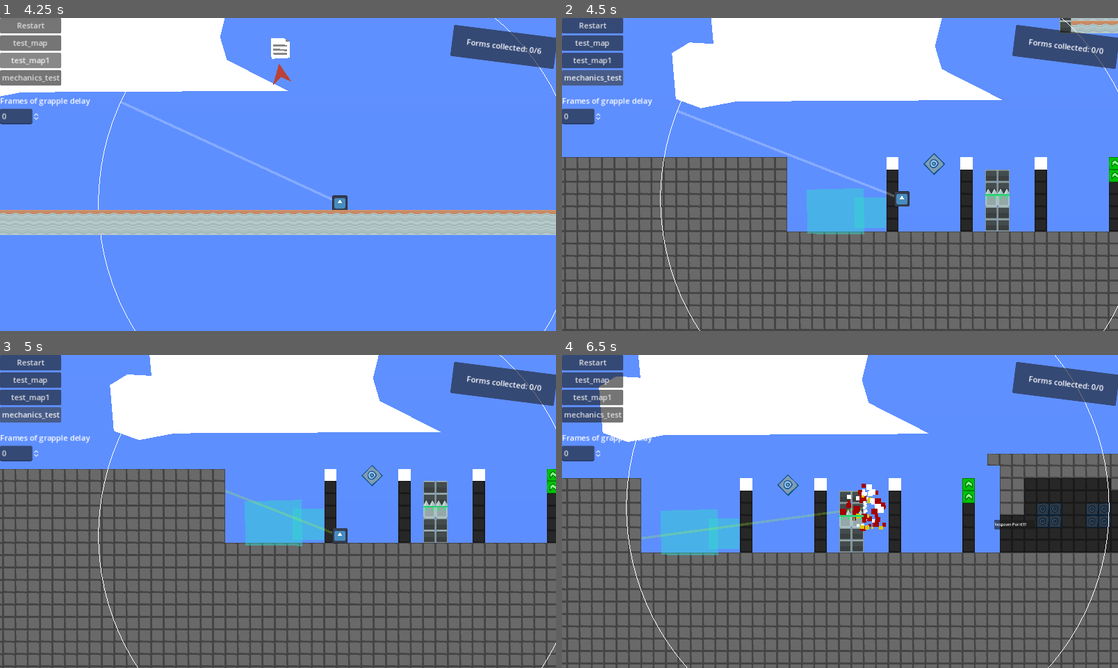
Above: before the commit, frames 1-4 (two rows, left to right).
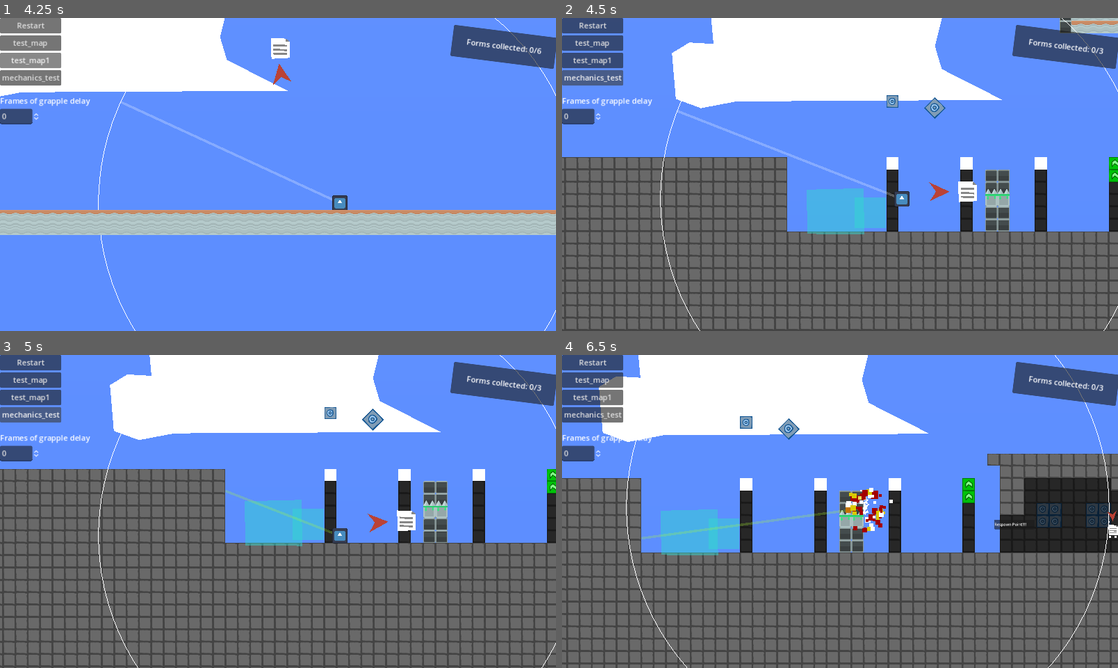
Above: after the commit, the same moments.

Repository: Haydoggo/GW61
Game: Godot game, scene res://scenes/maps/test_level/test_level.tscn
Two runs of this game, one before a commit and one after it. Both use one fixed random seed, a clock stepped at 60 frames per second and the inputs below. The engine's default icon, where the game draws it, is replaced by a stand-in: a white triangle on a blue panel in a dark square.
Inputs (mouse positions are in pixels of both pictures, inside the frame that each line leads up to):
- Up to frame 1 (4.25 s): click "Restart" at 0.5 s; click "Restart" at 1.25 s; click "Restart" at 2 s; click "test_map" at 2.75 s; click "test_map1" at 3.5 s
- Up to frame 2 (4.5 s): click "mechanics_test" at 4.25 s
- Up to frame 3 (5 s): no input
- Up to frame 4 (6.5 s): move the mouse to (962, 495) at 5.02 s; press the mouse at (962, 495) at 5.03 s; hold D (move_right) 5.03-5.78 s; tap Space (jump) at 5.27, 6.02 s; right-click (962, 495) at 5.3 s; move the mouse to (728, 527) at 5.77 s; release the mouse at (728, 527) at 5.78 s; hold A (move_left) from 5.78 s (still down); right-click (728, 527) at 5.85 s; click (728, 527) at 6.05 s

Frame 1 is identical in both runs. In frame 2, 0.7% of the frame differs, in the area x 58-98%, y 9-59%; in frame 3, 0.6%; in frame 4, 1.0%, in the area x 32-100%, y 9-59%.

Commit message:
All sorts

Diff:
--- a/scenes/maps/base_map.tscn
+++ b/scenes/maps/base_map.tscn
@@ -147,7 +147,7 @@
 		tint_tiles = false
 "
 
-[node name="BaseMap2" type="Node2D"]
+[node name="BaseMap" type="Node2D"]
 
 [node name="ParallaxBackground" type="ParallaxBackground" parent="."]
 scroll_ignore_camera_zoom = true
@@ -165,7 +165,7 @@
 
 [node name="TextureRect" type="TextureRect" parent="ParallaxBackground/Sky"]
 offset_top = -91650.0
-offset_right = 2337.0
+offset_right = 2304.0
 offset_bottom = 2978.0
 texture = SubResource("GradientTexture2D_3nwuc")
 
--- a/scenes/maps/map_entities/camera_thief/camera_thief.gd
+++ b/scenes/maps/map_entities/camera_thief/camera_thief.gd
@@ -43,9 +43,9 @@
 	t.parallel().tween_property(camera, "zoom", camera.default_zoom, zoom_out_time)
 
 func _on_area_2d_body_entered(_body: Node2D) -> void:
+	await get_tree().process_frame
 	zoom_in()
 	camera.target_controller = self
-
 
 func _on_area_2d_body_exited(_body: Node2D) -> void:
 	if not temporary or can_leave_early:
--- a/scenes/maps/map_entities/grapple_node/grapple_node.gd
+++ b/scenes/maps/map_entities/grapple_node/grapple_node.gd
@@ -1,5 +1,33 @@
 extends Area2D
 
+@onready var player = Player.instance
+var highlighted = false :
+	set(v):
+		highlighted = v
+		$Highlight.visible = highlighted
+
+var attached = false:
+	set(v):
+		attached = v
+		set_physics_process(attached)
+
+func _ready() -> void:
+	set_physics_process(false)
+	player.grapple_released.connect(func():attached = false)
+	player.retraction_finised.connect(func():
+		if attached:
+			player.is_grappling = false)
+
+func _physics_process(delta: float) -> void:
+	if player.grapple_length < 128:
+		player.is_grappling = false
+
+
 func grapple():
-	Player.instance.retract_grapple()
+	player.retract_grapple()
+	(func():
+		player.hook_position = global_position
+		player.grapple_length = global_position.distance_to(player.grapple_ray.global_position)
+	).call_deferred()
+	attached = true
 	return true
--- a/scenes/maps/map_entities/grapple_node/grapple_node.tscn
+++ b/scenes/maps/map_entities/grapple_node/grapple_node.tscn
@@ -8,7 +8,7 @@
 region = Rect2(64, 0, 64, 64)
 
 [sub_resource type="CircleShape2D" id="CircleShape2D_kswb3"]
-radius = 36.3456
+radius = 72.0
 
 [node name="GrappleNode" type="Area2D"]
 collision_layer = 2
@@ -22,3 +22,10 @@
 
 [node name="CollisionShape2D" type="CollisionShape2D" parent="."]
 shape = SubResource("CircleShape2D_kswb3")
+
+[node name="Highlight" type="Line2D" parent="."]
+visible = false
+points = PackedVector2Array(-5.00003, -78, 42, -56, 67, -3, 53, 48, 8, 67, -54, 55, -74, 0, -54, -49, -4, -78)
+default_color = Color(0, 0.796078, 0.168627, 1)
+
+[connection signal="body_entered" from="." to="." method="_on_body_entered"]
--- a/scenes/maps/test_level/mechanics_test.tscn
+++ b/scenes/maps/test_level/mechanics_test.tscn
@@ -9,6 +9,7 @@
 [ext_resource type="PackedScene" uid="uid://bcgldu3add1ja" path="res://scenes/maps/map_entities/checkpoint/checkpoint.tscn" id="5_et3s2"]
 [ext_resource type="Texture2D" uid="uid://d1n7w4aw37v5j" path="res://icon.svg" id="6_3yggt"]
 [ext_resource type="PackedScene" uid="uid://dh8hnnikphbde" path="res://scenes/maps/map_entities/grapple_node/grapple_node.tscn" id="9_mw67o"]
+[ext_resource type="PackedScene" uid="uid://chn6n7stwkldl" path="res://scenes/maps/map_entities/document_pickup/document.tscn" id="10_q8ekb"]
 
 [sub_resource type="TileSetAtlasSource" id="TileSetAtlasSource_51bxa"]
 texture = ExtResource("2_bvlk2")
@@ -50,13 +51,14 @@
 layer_0/tile_data = PackedInt32Array(-196612, 0, 0, -196611, 0, 0, -131075, 0, 0, -65539, 0, 0, -65538, 65536, 0, -2, 6 …(2908 unchanged characters)…
 
 [node name="TileMap" parent="." index="2"]
-layer_0/tile_data = PackedInt32Array(196603, 0, 0, 196604, 0 …(38663 unchanged characters)… 0813459, 131072, 0, -10878995, 131072, 0)
+layer_0/tile_data = PackedInt32Array(196603, 0, 0, 196604, 0 …(38663 unchanged characters)… 0813459, 131072, 0, -10878995, 131072, 0, -524314, 65536, 0)
 
 [node name="TileMap2" type="TileMap" parent="." index="3"]
+position = Vector2(-418, -117)
 rotation = 0.259703
 tile_set = ExtResource("3_6wns5")
 format = 2
-layer_0/tile_data = PackedInt32Array(-1048566, 0, 0, -104856 …(351 unchanged characters)… , -1179631, 1, 65536, -1114095, 1, 65536)
+layer_0/tile_data = PackedInt32Array(-1048566, 0, 0, -104856 …(351 unchanged characters)… , -1179631, 1, 65536, -1114095, 1, 65536, -1048558, 0, 0, -1048557, 0, 0, -1048556, 0, 0, -1376238, 0, 0, -1376237, 0, 0, -1376236, 0, 0, -1376235, 0, 0, -1048555, 0, 0, -1048554, 0, 0, -1048553, 0, 0, -1048552, 0, 0, -1376234, 0, 0, -1376233, 0, 0, -1376232, 0, 0)
 script = ExtResource("4_f06fk")
 
 [node name="DecorativeTileMap" parent="." index="4"]
@@ -91,7 +93,24 @@
 layout_mode = 2
 text = "Respawn Point!!!!"
 
-[node name="CameraThief" parent="." index="7" node_paths=PackedStringArray("marker") instance=ExtResource("4_lqfak")]
+[node name="PanelContainer3" type="PanelContainer" parent="." index="7"]
+offset_left = 363.0
+offset_top = -43.0
+offset_right = 454.0
+offset_bottom = 64.0
+metadata/_edit_group_ = true
+
+[node name="MarginContainer" type="MarginContainer" parent="PanelContainer3" index="0"]
+layout_mode = 2
+
+[node name="Label" type="Label" parent="PanelContainer3/MarginContainer" index="0"]
+layout_mode = 2
+text = "All your money are belong to us"
+horizontal_alignment = 1
+vertical_alignment = 1
+autowrap_mode = 2
+
+[node name="CameraThief" parent="." index="8" node_paths=PackedStringArray("marker") instance=ExtResource("4_lqfak")]
 position = Vector2(630, -140)
 polygon = PackedVector2Array(-24, -66, -28, 188, 375, 190, 384, -74)
 marker = NodePath("CameraThiefRespawn")
@@ -111,7 +130,7 @@
 layout_mode = 2
 border_width = 3.0
 
-[node name="Checkpoint" parent="." index="8" node_paths=PackedStringArray("marker") instance=ExtResource("5_et3s2")]
+[node name="Checkpoint" parent="." index="9" node_paths=PackedStringArray("marker") instance=ExtResource("5_et3s2")]
 position = Vector2(-199, 23)
 marker = NodePath("CheckpointRespawn")
 
@@ -124,7 +143,7 @@
 scale = Vector2(0.5, 0.5)
 texture = ExtResource("6_3yggt")
 
-[node name="CameraThief2" parent="." index="9" node_paths=PackedStringArray("marker") instance=ExtResource("4_lqfak")]
+[node name="CameraThief2" parent="." index="10" node_paths=PackedStringArray("marker") instance=ExtResource("4_lqfak")]
 position = Vector2(-1398, 26)
 marker = NodePath("CameraThief2Respawn")
 visible_in_game = true
@@ -141,7 +160,7 @@
 layout_mode = 2
 border_width = 3.0
 
-[node name="CameraThief3" parent="." index="10" node_paths=PackedStringArray("marker") instance=ExtResource("4_lqfak")]
+[node name="CameraThief3" parent="." index="11" node_paths=PackedStringArray("marker") instance=ExtResource("4_lqfak")]
 position = Vector2(-1597, 28)
 polygon = PackedVector2Array(-65, -98, -61, 85, 174, 87, 172, -104)
 marker = NodePath("CameraThief2Respawn")
@@ -159,7 +178,7 @@
 layout_mode = 2
 border_width = 3.0
 
-[node name="Checkpoint2" parent="." index="11" node_paths=PackedStringArray("marker") instance=ExtResource("5_et3s2")]
+[node name="Checkpoint2" parent="." index="12" node_paths=PackedStringArray("marker") instance=ExtResource("5_et3s2")]
 position = Vector2(1092, -71)
 marker = NodePath("Checkpoint2Respawn")
 
@@ -172,22 +191,22 @@
 scale = Vector2(0.5, 0.5)
 texture = ExtResource("6_3yggt")
 
-[node name="Enemy" parent="." index="12" instance=ExtResource("3_1h1ev")]
+[node name="Enemy" parent="." index="13" instance=ExtResource("3_1h1ev")]
 position = Vector2(1964, 77)
 attack_power = 4000.0
 
-[node name="Enemy2" parent="." index="13" instance=ExtResource("3_1h1ev")]
+[node name="Enemy2" parent="." index="14" instance=ExtResource("3_1h1ev")]
 position = Vector2(1811, 77)
 attack_power = 4000.0
 
-[node name="Enemy3" parent="." index="14" instance=ExtResource("3_1h1ev")]
+[node name="Enemy3" parent="." index="15" instance=ExtResource("3_1h1ev")]
 position = Vector2(1887, 58)
 scale = Vector2(1.91, 1.91)
 
-[node name="Player" parent="." index="15"]
+[node name="Player" parent="." index="16"]
 position = Vector2(-1267, -61)
 
-[node name="CameraThief4" parent="." index="16" node_paths=PackedStringArray("marker") instance=ExtResource("4_lqfak")]
+[node name="CameraThief4" parent="." index="17" node_paths=PackedStringArray("marker") instance=ExtResource("4_lqfak")]
 position = Vector2(-189, -189)
 polygon = PackedVector2Array(-64, -64, -64, 301, 751, 303, 743, -61)
 marker = NodePath("CameraThief4Respawn")
@@ -204,5 +223,23 @@
 layout_mode = 2
 border_width = 3.0
 
-[node name="GrappleNode" parent="." index="17" instance=ExtResource("9_mw67o")]
-position = Vector2(-1133, -176)
+[node name="GrappleNode" parent="." index="18" instance=ExtResource("9_mw67o")]
+position = Vector2(-1130, -408)
+
+[node name="GrappleNode3" parent="." index="19" instance=ExtResource("9_mw67o")]
+position = Vector2(-1135, -1618)
+
+[node name="Document" parent="." index="20" instance=ExtResource("10_q8ekb")]
+position = Vector2(1346, -155)
+
+[node name="Document2" parent="." index="21" instance=ExtResource("10_q8ekb")]
+position = Vector2(1562, -328)
+
+[node name="Document3" parent="." index="22" instance=ExtResource("10_q8ekb")]
+position = Vector2(215, 4)
+
+[node name="GrappleNode2" parent="." index="23" instance=ExtResource("9_mw67o")]
+position = Vector2(1558, -209)
+
+[node name="GrappleNode4" parent="." index="24" instance=ExtResource("9_mw67o")]
+position = Vector2(1179, -885)
--- a/scenes/menus/main_menu.gd
+++ b/scenes/menus/main_menu.gd
@@ -3,6 +3,9 @@
 @onready var menu_content: CenterContainer = $MenuContent
 @onready var settings: Control = $Settings
 
+func _ready() -> void:
+	if OS.get_name() == "Web":
+		$MenuContent/VBoxContainer/Quit.hide()
 
 func _on_settings_pressed() -> void:
 	settings.show()
--- a/scenes/player/movement_params.tres
+++ b/scenes/player/movement_params.tres
@@ -11,13 +11,13 @@
 floor_friction = 2000.0
 sliding_friction = 300.0
 air_acceleration = 200.0
-retraction_power = 1000.0
+retraction_power = 1500.0
 jump_speed = -800.0
 gravity = 1600.0
 min_slide_speed = 50.0
 wall_slide_speed = 200.0
 min_grapple_length = 0.0
-retraction_time = 0.2
+retraction_time = 0.1
 reverse_speed_mulitplier = 2.0
 jump_buffer_time = 0.5
 wall_jump_time = 1.0
--- a/scenes/player/player.gd
+++ b/scenes/player/player.gd
@@ -1,4 +1,8 @@
 class_name Player extends CharacterBody2D
+
+signal grapple_hit()
+signal grapple_released()
+signal retraction_finised()
 
 static var instance : Player
 
@@ -19,9 +23,11 @@
 		var was_grappling = is_grappling
 		is_grappling = v
 		if is_grappling > was_grappling:
+			grapple_hit.emit()
 			visual_grapple_length = 0.0
 			create_tween().tween_property(self,"visual_grapple_length", 1.0, 0.06)
 		if is_grappling < was_grappling:
+			grapple_released.emit()
 			visual_grapple_length = 1.0
 			create_tween().tween_property(self,"visual_grapple_length", 0.0, 0.1).set_ease(Tween.EASE_IN).set_trans(Tween.TRANS_QUAD)
 var is_sliding = false
@@ -32,6 +38,8 @@
 var time_last_on_floor = 0.0
 var time_of_last_wall_jump = 0.0
 var hit_block_properties = 0
+
+var highlighted_obj = null
 
 @onready var respawn_point = global_position
 
@@ -188,7 +196,13 @@
 
 	hit_block_properties = WorldMap.TileProperty.NONE
 	grapple_indicator.default_color = Color.WHITE
+	if highlighted_obj:
+		highlighted_obj.highlighted = false
+		highlighted_obj = null
 	if grapple_ray.get_collider():
+		if "highlighted" in grapple_ray.get_collider():
+			highlighted_obj = grapple_ray.get_collider()
+			highlighted_obj.highlighted = true
 		grapple_indicator.points[1] = grapple_indicator.to_local(grapple_ray.get_collision_point())
 		var map = grapple_ray.get_collider() as WorldMap
 		if map:
@@ -199,12 +213,14 @@
 			if hit_block_properties & WorldMap.TileProperty.BOOST:
 				grapple_indicator.default_color = Color.AQUA
 
+
 	if is_retracting:
 		var pull_vel = grapple_ray.global_position.direction_to(hook_position) * mp.retraction_power
 		if velocity.dot(pull_vel) < 0:
 			velocity = velocity.project(pull_vel.orthogonal())
 		velocity += pull_vel * delta / max(mp.retraction_time, delta)
-
+		var v = pull_vel * delta / max(mp.retraction_time, delta)
+		prints(v, v.length())
 	if mp.auto_retract:
 		grapple_length = min(grapple_length, hook_position.distance_to(global_position))
 	grapple_length = max(mp.min_grapple_length, grapple_length)
@@ -219,6 +235,14 @@
 	is_retracting = true
 	retraction_timer.wait_time = mp.retraction_time
 	retraction_timer.start()
+	var canceled_retraction = [false]
+	var set_canceled = func():
+		canceled_retraction[0] = true
+	grapple_released.connect(set_canceled)
+	await retraction_timer.timeout
+	grapple_released.disconnect(set_canceled)
+	if canceled_retraction == [false]:
+		retraction_finised.emit()
 
 func respawn():
 	is_grappling = false
Not shown: 1 places in scenes/maps/test_level/mechanics_test.tscn that only renumber resources
Not shown, changed: sound/music/Crushing_Weight.mp3
